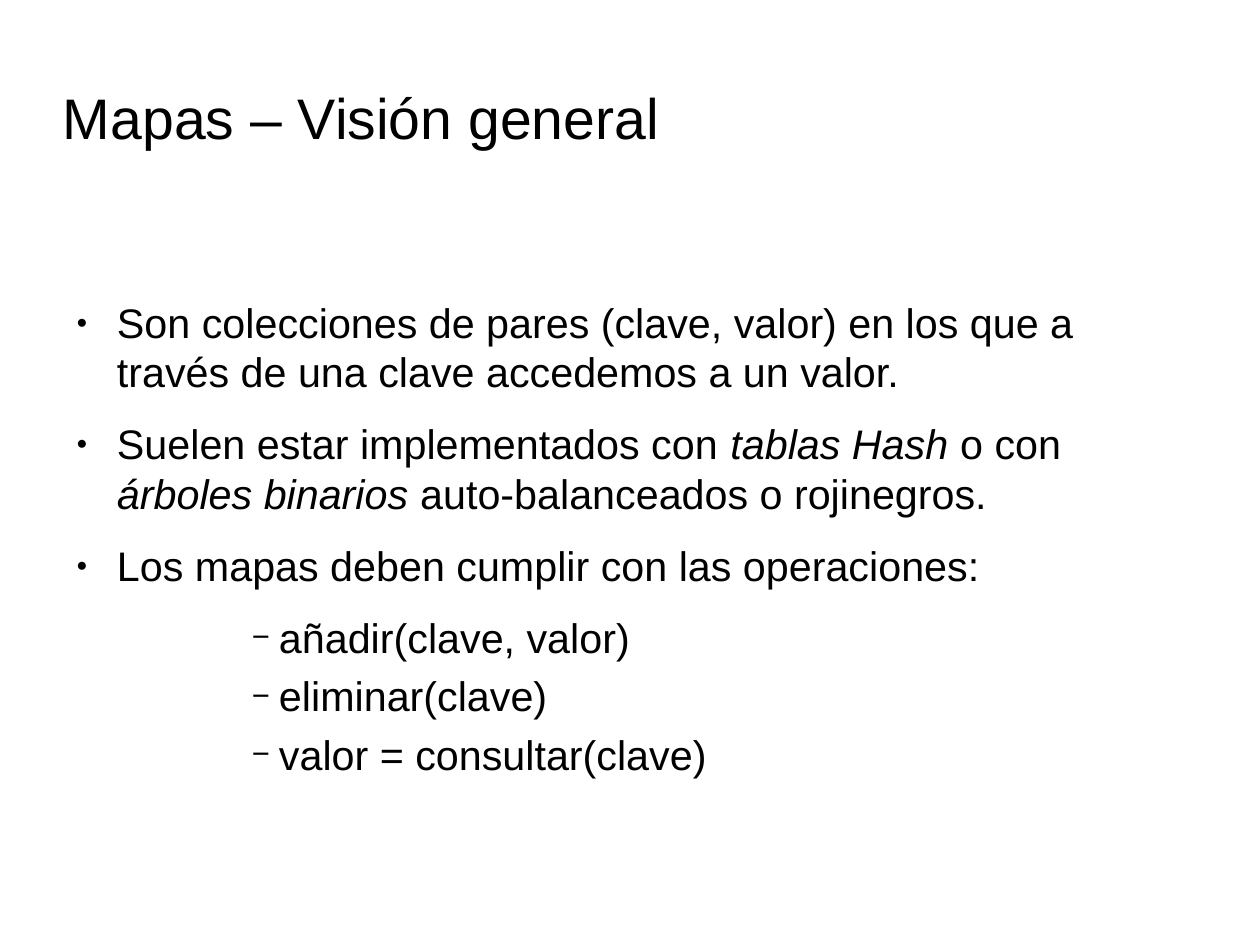
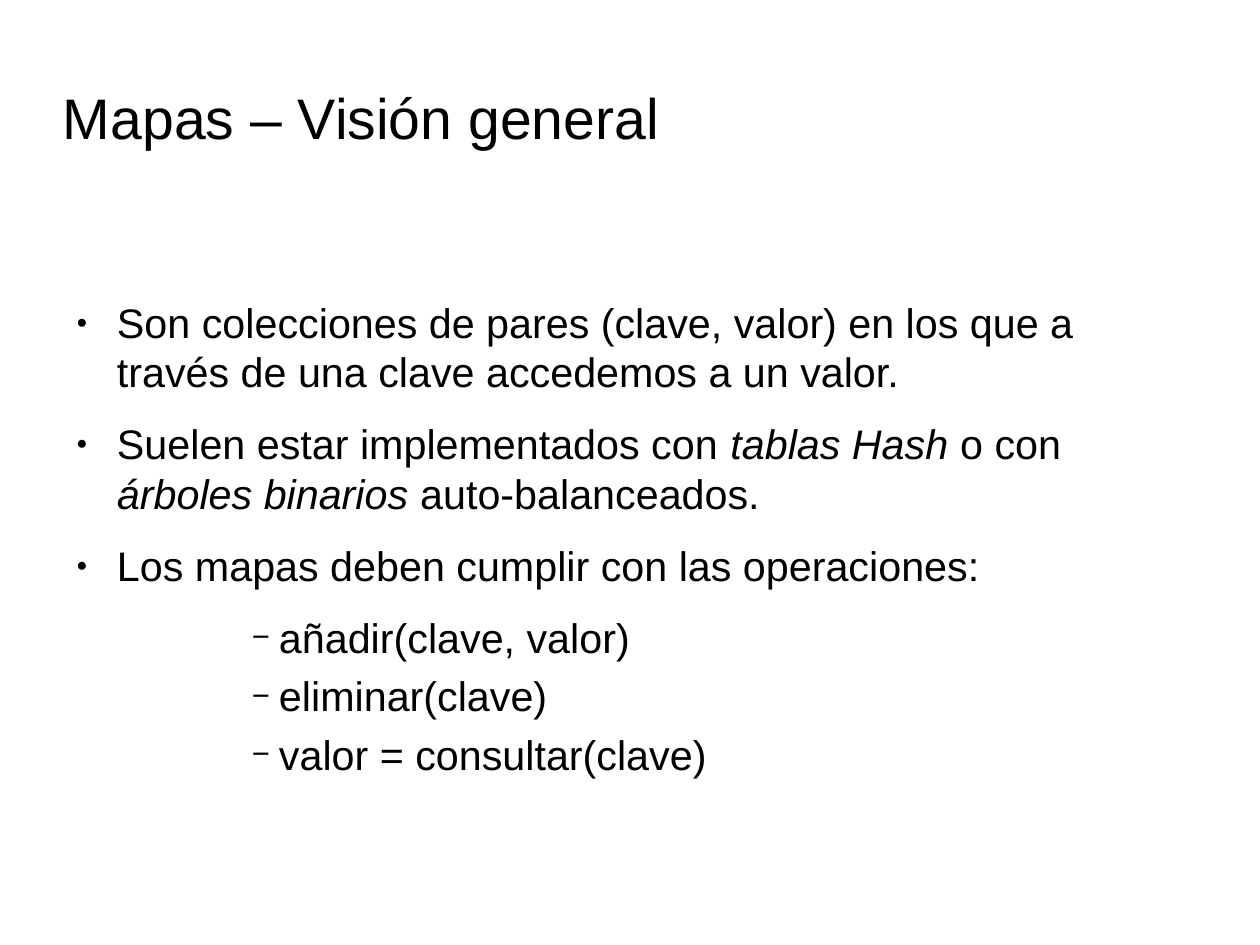
Before and after one commit to tombe85/lin, a slide deck: slide 4 of presentacion/EstructurasDeDatosKernelMigVersion.odp. Drawn at 1260x945 pixels with LibreOffice and Linux fonts; fonts in the diff are those of the drawing; background and template pictures are left out. Boxes give left, top, right and bottom in pixels: in the first picture for what was removed or moved away, otherwise in the second. Text is boxed around its words. In the diff, an @@ line names an element or a change of style, - is before the commit and + after.

```diff
--- a/presentacion/EstructurasDeDatosKernelMigVersion.odp
+++ b/presentacion/EstructurasDeDatosKernelMigVersion.odp
@@ text at [117,429,1062,510]: text changed @@
-● Suelen estar implementados con tablas Hash o con árboles binarios auto-balanceados o rojinegros.
+● Suelen estar implementados con tablas Hash o con árboles binarios auto-balanceados.
```
Also in this commit, not shown: 4 other slides changed, 1 slide added.
